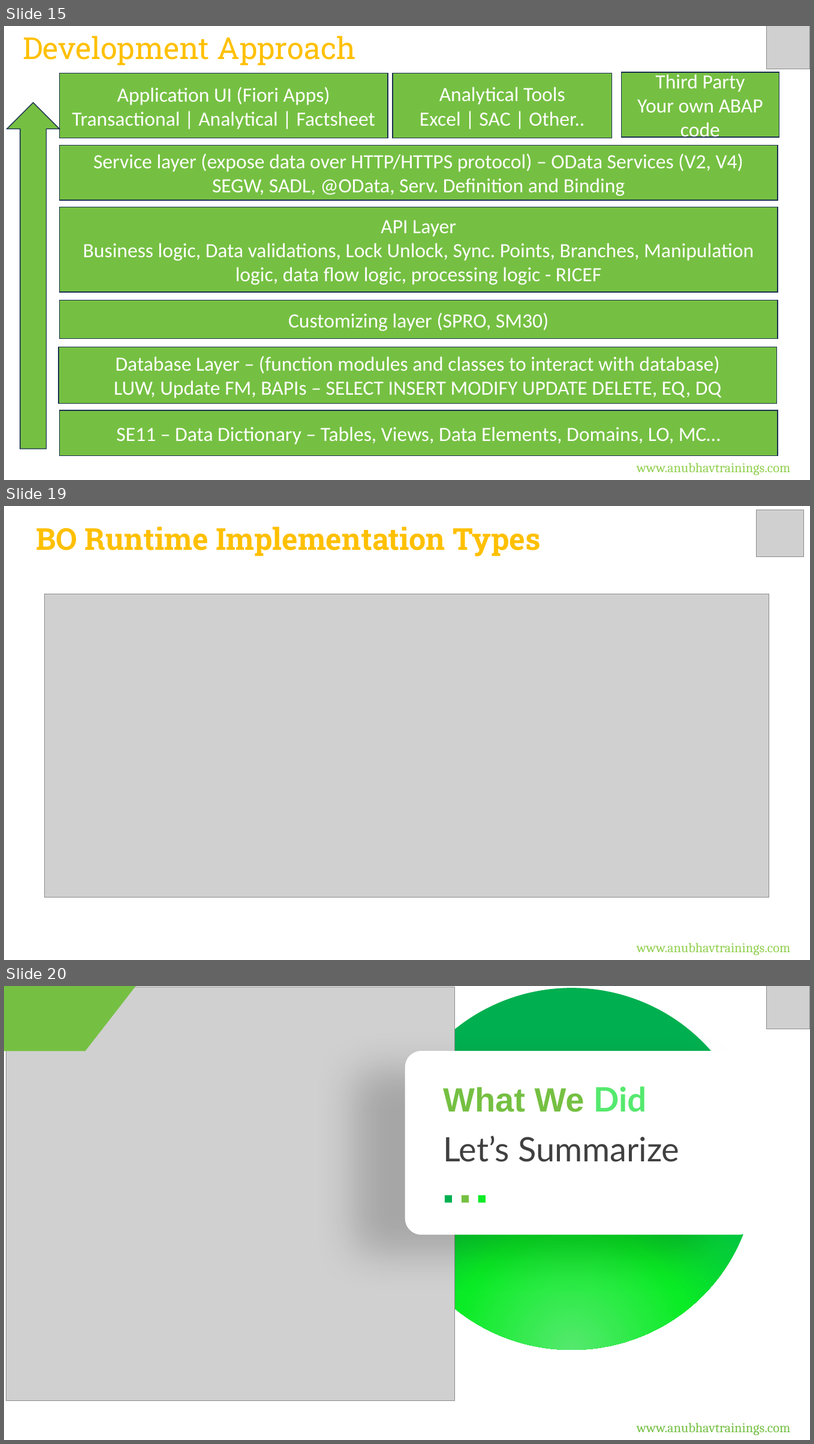
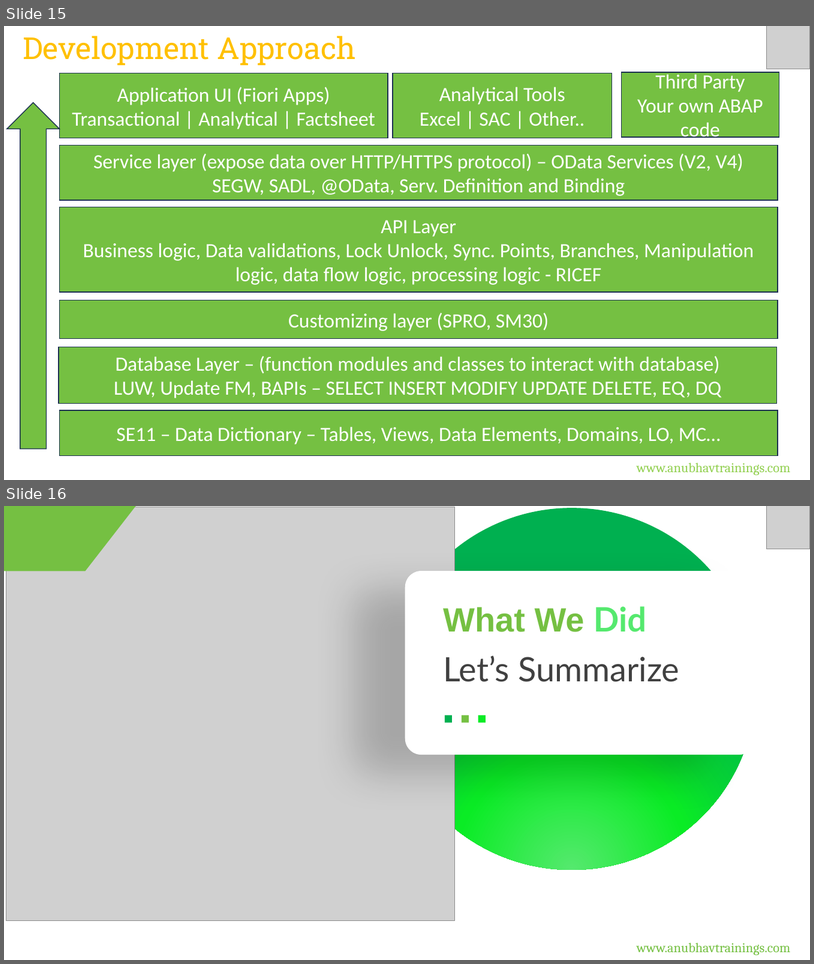
Before and after one commit to soyuztechnologies/bosch-rap-training-pune, a slide deck: Day 2/DAY-2.pptx. Shown one above the other, each under a label of ours: slides 15, 19 and 20 before the commit, slides 15 and 16 after it; the slides between them are not shown. The pictures are 814x1444 and 814x964 pixels, drawn with LibreOffice and Linux fonts; fonts in the diff are those of the drawing; grey boxes stand for pictures. Boxes give left, top, right and bottom in pixels: in the first picture for what was removed or moved away, otherwise in the second. Text is boxed around its words. In the diff, an @@ line names an element or a change of style, - is before the commit and + after.

```diff
--- a/Day 2/DAY-2.pptx
+++ b/Day 2/DAY-2.pptx
@@ slide 19 removed at <box>4,506,810,960</box>, background #FFFFFF @@
@@ picture removed at <box>756,510,804,556</box> @@
@@ title removed at <box>36,526,540,556</box> @@
-BO Runtime Implementation Types
@@ picture removed at <box>45,594,769,897</box> @@
@@ text removed at <box>637,942,791,955</box> @@
-www.anubhavtrainings.com
@@ what was slide 20 is now slide 16 @@
```
Also in this commit, not shown: 3 other slides removed, 1 other file.
